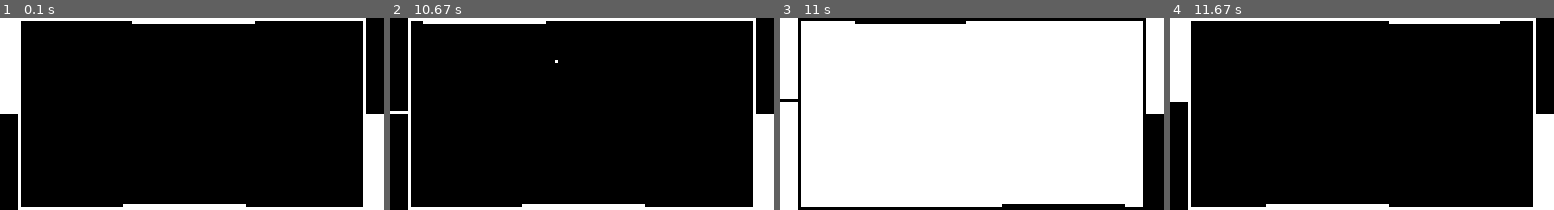
Above: before the commit, frames 1-4 (left to right).
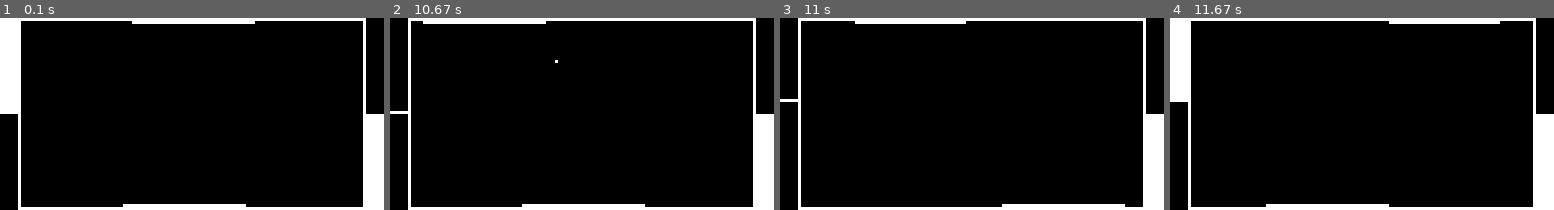
Above: after the commit, the same moments.

Repository: yoadsn/esp32-microgame
Game: pygame game, started from run.emu.py
The game is run twice, just before and just after one commit, with the same random seed, the same clock (stepped at 60 frames per second) and the same inputs.
Inputs:
- Up to frame 1 (0.1 s): no input
- Up to frame 2 (10.67 s): tap Space at 0.33, 0.73, 1.03, 1.3, 1.63, 1.93, 2.07, 2.47, 2.77, 3.13, 3.53, 3.83, 4.03, 4.33, 4.53, 4.87, 5.17, 5.37, 5.67, 5.93, 6.27, 6.57, 6.7, 7.1, 7.4, 7.77, 8.17, 8.47, 8.67, 8.97, 9.17, 9.5, 9.8, 10, 10.3, 10.57 s
- Up to frame 3 (11 s): tap Space at 10.9 s
- Up to frame 4 (11.67 s): tap Space at 11.2, 11.33 s

Frames 1-2 are identical in both runs. In frame 3, 100% of the frame differs, in the area x 0-100%, y 0-100%; in frame 4, nothing differs.

Commit message:
More robust invert impl. within pygame engine

Diff:
--- a/hardware/pygame/game_engine.py
+++ b/hardware/pygame/game_engine.py
@@ -18,19 +18,24 @@
         self.screen = pygame.display.set_mode([width * scale, height * scale])
         self.buffer = pygame.Surface([width, height])
         self.colors = [(0, 0, 0), (255, 255, 255)]
+        self.inv_mask = pygame.Surface([width, height])
+        self.inverted = False
         pygame.display.set_caption("Game Engine")
 
     def invert(self, is_on):
-        if is_on == 1:
-            self.colors = [(255, 255, 255), (0, 0, 0)]
-        else:
-            self.colors = [(0, 0, 0), (255, 255, 255)]
+        self.inverted = is_on == 1
 
     def show(self):
+        to_apply = self.buffer
+        if self.inverted:
+            self.inv_mask.fill(self.colors[1])
+            self.inv_mask.blit(self.buffer, (0, 0), None, pygame.BLEND_SUB)
+            to_apply = self.inv_mask
         scaled = pygame.transform.scale(
-            self.buffer, (self.width * self.scale, self.height * self.scale)
+            to_apply, (self.width * self.scale, self.height * self.scale)
         )
         self.screen.blit(scaled, (0, 0))
+
         pygame.display.flip()
 
     def fill(self, col):
@@ -40,7 +45,7 @@
         if self.last_surface_text != string:
             self.last_surface_text = string
             self.last_text_surface = self.font.render(string, False, self.colors[col])
-        self.buffer.blit(self.last_text_surface, [x, y])
+        self.buffer.blit(self.last_text_surface, [x, y], None)
 
     def line(self, start_pos_x, start_pos_y, end_pos_x, end_pos_y, col):
         pygame.draw.line(
